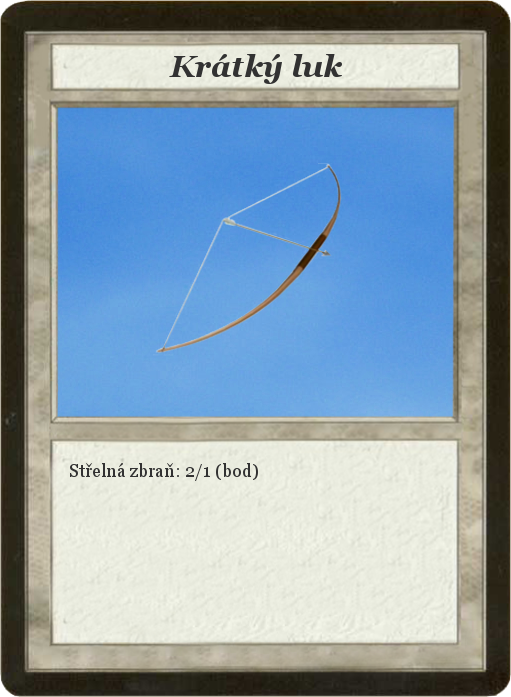
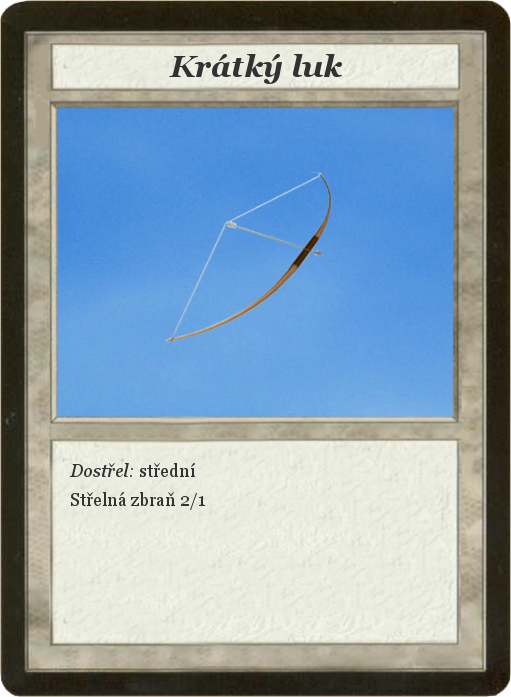
The second 511 × 697 image is a revision of the first. Changes to its layers:
renamed "Střelná zbraň: 2/1 (bod)" to "Dostřel: střední ...", painted on it over [69, 463, 258, 510]
painted on "Picture" over [153, 163, 342, 356]
